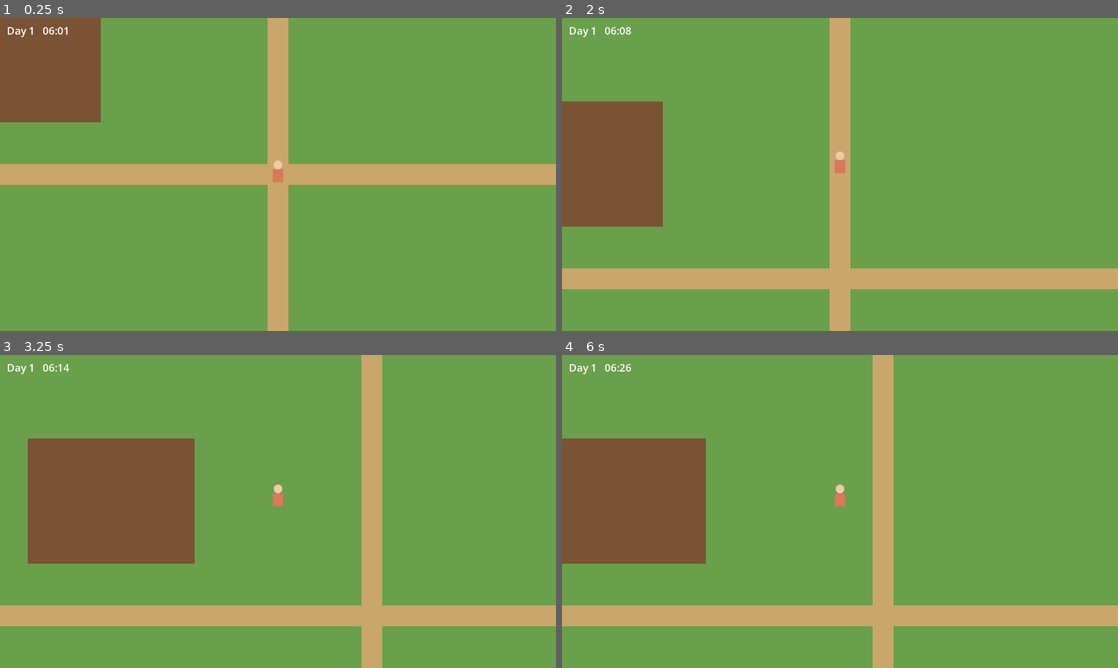
Above: before the commit, frames 1-4 (two rows, left to right).
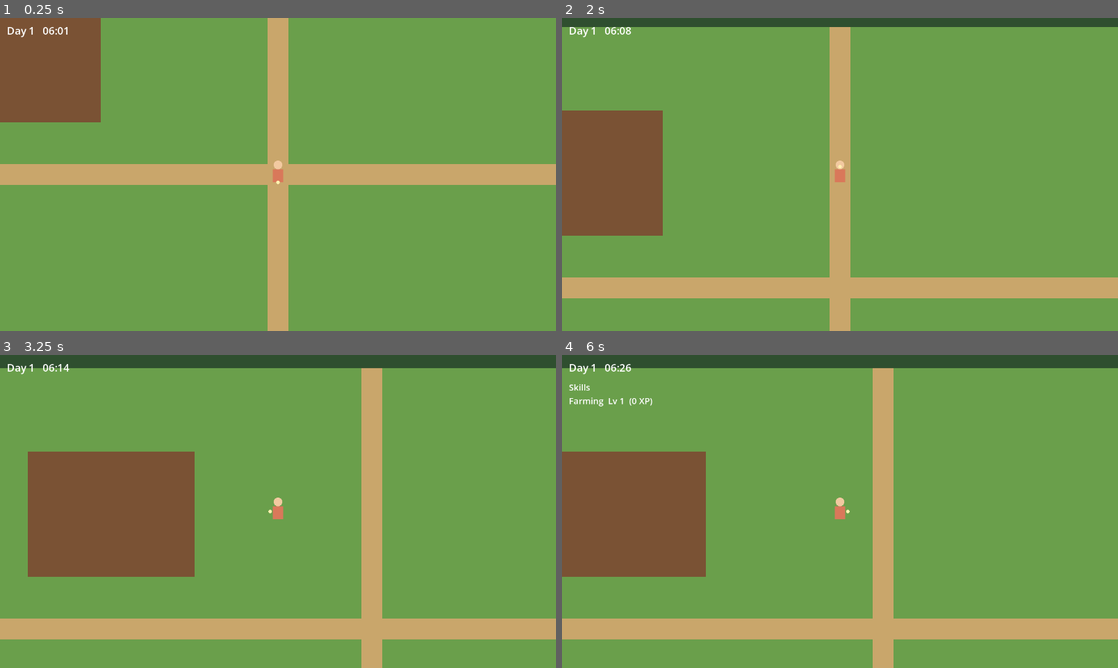
Above: after the commit, the same moments.

Repository: joshj1108/CrowCreekHollow
Game: Godot game, scene res://scenes/main.tscn
The game is run twice, just before and just after one commit, with the same random seed, the same clock (stepped at 60 frames per second) and the same inputs.
Inputs:
- Up to frame 1 (0.25 s): no input
- Up to frame 2 (2 s): tap Enter at 0.5, 0.8, 1.35 s; hold W (move_up) from 0.53 s (still down); tap Space (use, bound only after the commit) at 0.6, 1.55 s
- Up to frame 3 (3.25 s): release W (move_up) at 2.03 s; hold A (move_left) from 2.03 s (still down); tap Space (use, bound only after the commit) at 2.1, 3.05 s; tap Enter at 2.3, 2.85 s
- Up to frame 4 (6 s): release A (move_left) at 3.53 s; hold S (move_down) 3.53-4.28 s; tap Space (use, bound only after the commit) at 3.6, 4.55, 5.1 s; tap Enter at 3.8, 4.35, 5.3, 5.85 s; tap K (skills, bound only after the commit) at 4.15 s; hold D (move_right) 4.28-5.03 s; hold W (move_up) 5.03-5.78 s; hold D (move_right) from 5.78 s (still down)

The runs differ from the first frame. In frame 1, less than 0.1% of the frame differs, in the area x 49-51%, y 52-54%; in frame 2, 9.6%; in frame 3, 15%, in the area x 0-100%, y 0-91%; in frame 4, 15%.

Commit message:
Add planting, Farming XP, night event, and tree border
- Plant seeds on tilled soil and harvest mature crops with the use key
- Crops grow one stage per night; Farming XP from planting and harvesting
- Skills panel toggled with K
- Creeping shadow at 22:00, moving closer each day
- Tree border around the farm so the camera stays centered at the edges
- Update DESIGN.md with the new systems and checklist

Co-Authored-By: Claude Haiku 5.5 <noreply@anthropic.com>
Claude-Session: https://claude.ai/code/session_016EvHBYyFANDWxunM27u84C

Diff:
--- a/scripts/main.gd
+++ b/scripts/main.gd
@@ -1,38 +1,68 @@
 extends Node2D
 
-## Milestone 1: farm map, player, day/night clock, HUD.
+## Milestone 1: farm map, player, planting/harvest, Farming XP,
+## day/night clock, a first night event, and HUD.
 ## Placeholder art is drawn in code; no external assets yet.
 
 const TILE_SIZE := 16
 const SCALE := 3
 const PX := TILE_SIZE * SCALE  # one tile in world units
 
-const MAP_W := 40
-const MAP_H := 24
+# The farm is INNER_W x INNER_H tiles of walkable land. A border of trees
+# surrounds it, sized so the camera can stay centered on the player all the
+# way to the walkable edge (half the 1280x720 viewport is ~13 x 7.5 tiles).
+const INNER_W := 40
+const INNER_H := 24
+const BORDER_X := 14
+const BORDER_Y := 8
+const MAP_W := INNER_W + BORDER_X * 2
+const MAP_H := INNER_H + BORDER_Y * 2
 
 const DAY_LENGTH := 240.0   # real seconds for the 06:00 -> 24:00 stretch
 const START_HOUR := 6.0
 const DUSK_HOUR := 19.0
-
-enum Tile { GRASS, SOIL, PATH, WATER }
+const EVENT_HOUR := 22.0
+
+const MAX_STAGE := 3        # 0 = seed, 3 = ready to harvest
+const FARM_XP_PER_PLANT := 5
+const FARM_XP_PER_HARVEST := 25
+const MESSAGE_SECONDS := 3.0
+
+enum Tile { TREE, GRASS, SOIL, PATH, WATER }
 
 const TILE_COLORS := {
+	Tile.TREE: Color("2f4f2f"),
 	Tile.GRASS: Color("6a9f4b"),
 	Tile.SOIL: Color("7a5234"),
 	Tile.PATH: Color("c9a66b"),
 	Tile.WATER: Color("3f6fa8"),
 }
 
+const CROP_COLORS := [
+	Color("8fd16b"),  # seed
+	Color("4f9a3a"),  # sprout
+	Color("2f7a2a"),  # growing
+	Color("e8b440"),  # ready
+]
+
 const DAY_TINT := Color(1, 1, 1)
 const NIGHT_TINT := Color("3a3f6e")
 
 var map: Array = []
+var crops := {}             # Vector2i tile -> growth stage (0..MAX_STAGE)
 var clock := 0.0
 var day := 1
+var farm_xp := 0
+var event_fired_day := 0    # the day the night event last happened
+var shadow_tile := Vector2i.ZERO
+var message_timer := 0.0
+var skills_open := false
 
 var canvas_modulate: CanvasModulate
 var hud_label: Label
-var player: Node2D
+var skills_label: Label
+var message_label: Label
+var player    # Node2D with player.gd attached
 
 
 func _ready() -> void:
@@ -40,6 +70,7 @@
 	_build_map()
 	_build_world()
 	_build_hud()
+	_update_shadow_tile()
 
 
 func _process(delta: float) -> void:
@@ -47,9 +78,13 @@
 	var hour := START_HOUR + clock / DAY_LENGTH * 18.0
 
 	if hour >= 24.0:
-		day += 1
-		clock = 0.0
-		hour = START_HOUR
+		_end_day()
+		return
+
+	if hour >= EVENT_HOUR and event_fired_day != day:
+		event_fired_day = day
+		_show_message("Something stands at the edge of the field.")
+		queue_redraw()
 
 	var night := smoothstep(DUSK_HOUR, DUSK_HOUR + 2.0, hour)
 	canvas_modulate.color = DAY_TINT.lerp(NIGHT_TINT, night)
@@ -57,6 +92,17 @@
 	var h := int(hour)
 	var m := int(fmod(hour, 1.0) * 60.0)
 	hud_label.text = "Day %d   %02d:%02d" % [day, h, m]
+
+	if Input.is_action_just_pressed("use"):
+		_interact()
+	if Input.is_action_just_pressed("skills"):
+		skills_open = not skills_open
+		_refresh_skills()
+
+	if message_timer > 0.0:
+		message_timer -= delta
+		if message_timer <= 0.0:
+			message_label.text = ""
 
 
 func _draw() -> void:
@@ -65,12 +111,26 @@
 			var tile: int = map[y][x]
 			draw_rect(Rect2(x * PX, y * PX, PX, PX), TILE_COLORS[tile])
 
+	for pos in crops:
+		var stage: int = crops[pos]
+		var center := Vector2(pos.x * PX + PX * 0.5, pos.y * PX + PX * 0.5)
+		var size := PX * (0.2 + 0.2 * stage)
+		draw_rect(Rect2(center - Vector2.ONE * size * 0.5, Vector2.ONE * size), CROP_COLORS[stage])
+
+	if event_fired_day == day:
+		var s := Vector2(shadow_tile.x * PX + PX * 0.5, shadow_tile.y * PX + PX * 0.5)
+		draw_circle(s, PX * 0.6, Color(0.02, 0.01, 0.05, 0.9))
+		draw_circle(s + Vector2(-8, -6), 3, Color(0.9, 0.1, 0.1))
+		draw_circle(s + Vector2(8, -6), 3, Color(0.9, 0.1, 0.1))
+
 
 func _setup_input() -> void:
 	_ensure_action("move_up", [KEY_W, KEY_UP])
 	_ensure_action("move_down", [KEY_S, KEY_DOWN])
 	_ensure_action("move_left", [KEY_A, KEY_LEFT])
 	_ensure_action("move_right", [KEY_D, KEY_RIGHT])
+	_ensure_action("use", [KEY_SPACE, KEY_ENTER])
+	_ensure_action("skills", [KEY_K])
 
 
 func _ensure_action(action: String, keys: Array) -> void:
@@ -84,30 +144,36 @@
 
 func _build_map() -> void:
 	map = []
-	var mid_y := MAP_H / 2
-	var mid_x := MAP_W / 2
 	for y in MAP_H:
 		var row: Array = []
 		for x in MAP_W:
-			var t := Tile.GRASS
-			if y == mid_y or x == mid_x:
-				t = Tile.PATH
-			if x >= 4 and x < 12 and y >= 4 and y < 10:
-				t = Tile.SOIL
-			if x >= MAP_W - 6 and y >= MAP_H - 6:
-				t = Tile.WATER
+			var ix := x - BORDER_X
+			var iy := y - BORDER_Y
+			var t := Tile.TREE
+			if ix >= 0 and ix < INNER_W and iy >= 0 and iy < INNER_H:
+				t = Tile.GRASS
+				if iy == INNER_H / 2 or ix == INNER_W / 2:
+					t = Tile.PATH
+				if ix >= 4 and ix < 12 and iy >= 4 and iy < 10:
+					t = Tile.SOIL
+				if ix >= INNER_W - 6 and iy >= INNER_H - 6:
+					t = Tile.WATER
 			row.append(t)
 		map.append(row)
 
 
 func _build_world() -> void:
-	# Tile drawing is done by this node's _draw().
-	# Player and camera are created here so they sit above the map.
-	var player_script := load("res://scripts/player.gd")
+	# Tile drawing is done by this node's _draw(). The player and camera are
+	# created here so they draw above the map.
 	player = Node2D.new()
-	player.set_script(player_script)
-	player.position = Vector2((MAP_W / 2) * PX + PX * 0.5, (MAP_H / 2) * PX + PX * 0.5)
-	player.bounds = Vector2(MAP_W * PX, MAP_H * PX)
+	player.set_script(load("res://scripts/player.gd"))
+	player.position = Vector2(
+		(BORDER_X + INNER_W / 2) * PX + PX * 0.5,
+		(BORDER_Y + INNER_H / 2) * PX + PX * 0.5)
+	player.min_pos = Vector2(BORDER_X * PX + PX * 0.5, BORDER_Y * PX + PX * 0.5)
+	player.max_pos = Vector2(
+		(BORDER_X + INNER_W) * PX - PX * 0.5,
+		(BORDER_Y + INNER_H) * PX - PX * 0.5)
 	add_child(player)
 
 	var camera := Camera2D.new()
@@ -126,7 +192,75 @@
 	var layer := CanvasLayer.new()
 	add_child(layer)
 
-	hud_label = Label.new()
-	hud_label.position = Vector2(16, 12)
-	hud_label.add_theme_font_size_override("font_size", 24)
-	layer.add_child(hud_label)
+	hud_label = _make_label(layer, Vector2(16, 12), 24)
+	skills_label = _make_label(layer, Vector2(16, 60), 20)
+	message_label = _make_label(layer, Vector2(16, 660), 20)
+
+
+func _make_label(parent: Node, pos: Vector2, font_size: int) -> Label:
+	var label := Label.new()
+	label.position = pos
+	label.add_theme_font_size_override("font_size", font_size)
+	parent.add_child(label)
+	return label
+
+
+func _interact() -> void:
+	var tile := _tile_in_front()
+	if not _in_bounds(tile) or map[tile.y][tile.x] != Tile.SOIL:
+		return
+
+	if crops.has(tile):
+		if crops[tile] >= MAX_STAGE:
+			crops.erase(tile)
+			farm_xp += FARM_XP_PER_HARVEST
+			_show_message("Harvested. +%d Farming XP" % FARM_XP_PER_HARVEST)
+		else:
+			_show_message("It isn't ready yet.")
+	else:
+		crops[tile] = 0
+		farm_xp += FARM_XP_PER_PLANT
+		_show_message("Planted a seed. +%d Farming XP" % FARM_XP_PER_PLANT)
+
+	queue_redraw()
+	_refresh_skills()
+
+
+func _tile_in_front() -> Vector2i:
+	var p: Vector2 = player.position + player.facing * PX * 0.6
+	return Vector2i(int(floor(p.x / PX)), int(floor(p.y / PX)))
+
+
+func _in_bounds(tile: Vector2i) -> bool:
+	return tile.x >= 0 and tile.y >= 0 and tile.x < MAP_W and tile.y < MAP_H
+
+
+func _end_day() -> void:
+	# Crops grow one stage overnight.
+	for pos in crops.keys():
+		crops[pos] = min(crops[pos] + 1, MAX_STAGE)
+	day += 1
+	clock = 0.0
+	_update_shadow_tile()
+	_show_message("Morning. Your crops grew overnight.")
+	queue_redraw()
+
+
+func _update_shadow_tile() -> void:
+	# The shadow creeps closer to the farm each night.
+	var x := BORDER_X + INNER_W - 2 - (day - 1) * 2
+	x = max(x, BORDER_X + 14)
+	shadow_tile = Vector2i(x, BORDER_Y + INNER_H / 2 - 4)
+
+
+func _refresh_skills() -> void:
+	if not skills_open:
+		skills_label.text = ""
+		return
+	var level := 1 + farm_xp / 100
+	skills_label.text = "Skills\nFarming  Lv %d  (%d XP)" % [level, farm_xp]
+
+
+func _show_message(text: String) -> void:
+	message_label.text = text
+	message_timer = MESSAGE_SECONDS
--- a/scripts/player.gd
+++ b/scripts/player.gd
@@ -1,16 +1,24 @@
 extends Node2D
 
 ## Placeholder player: a simple drawn figure that walks the farm.
+## main.gd sets min_pos and max_pos to keep the player on walkable land.
 
 const SPEED := 180.0
 
-var bounds := Vector2.INF
+var min_pos := Vector2.ZERO
+var max_pos := Vector2.INF
+var facing := Vector2.DOWN   # last cardinal direction moved; used for interaction
 
 
 func _process(delta: float) -> void:
 	var dir := Input.get_vector("move_left", "move_right", "move_up", "move_down")
+	if dir != Vector2.ZERO:
+		if absf(dir.x) > absf(dir.y):
+			facing = Vector2(signf(dir.x), 0)
+		else:
+			facing = Vector2(0, signf(dir.y))
 	position += dir * SPEED * delta
-	position = position.clamp(Vector2.ZERO, bounds)
+	position = position.clamp(min_pos, max_pos)
 	queue_redraw()
 
 
@@ -18,3 +26,5 @@
 	# Body and head, roughly 8×12 pixels at 3× scale.
 	draw_rect(Rect2(-12, -12, 24, 30), Color("d9785a"))
 	draw_circle(Vector2(0, -22), 10, Color("f2c9a0"))
+	# Small dot showing the direction the player faces.
+	draw_circle(facing * 18, 4, Color("fff2b0"))
Not shown, changed: DESIGN.md
